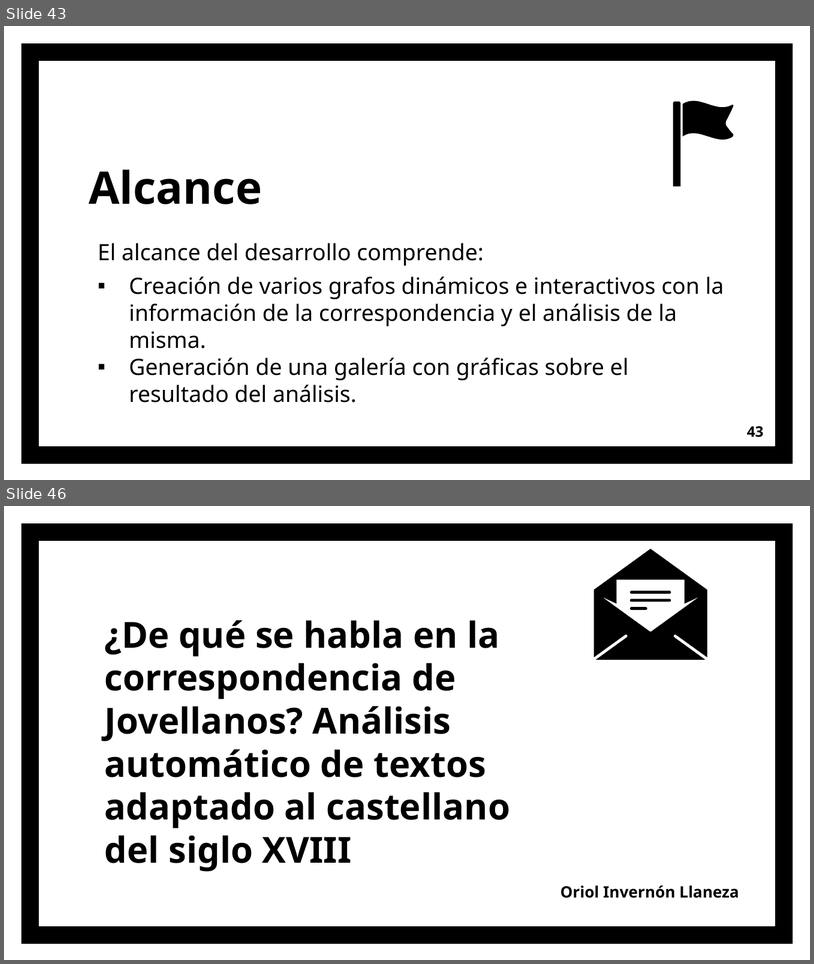
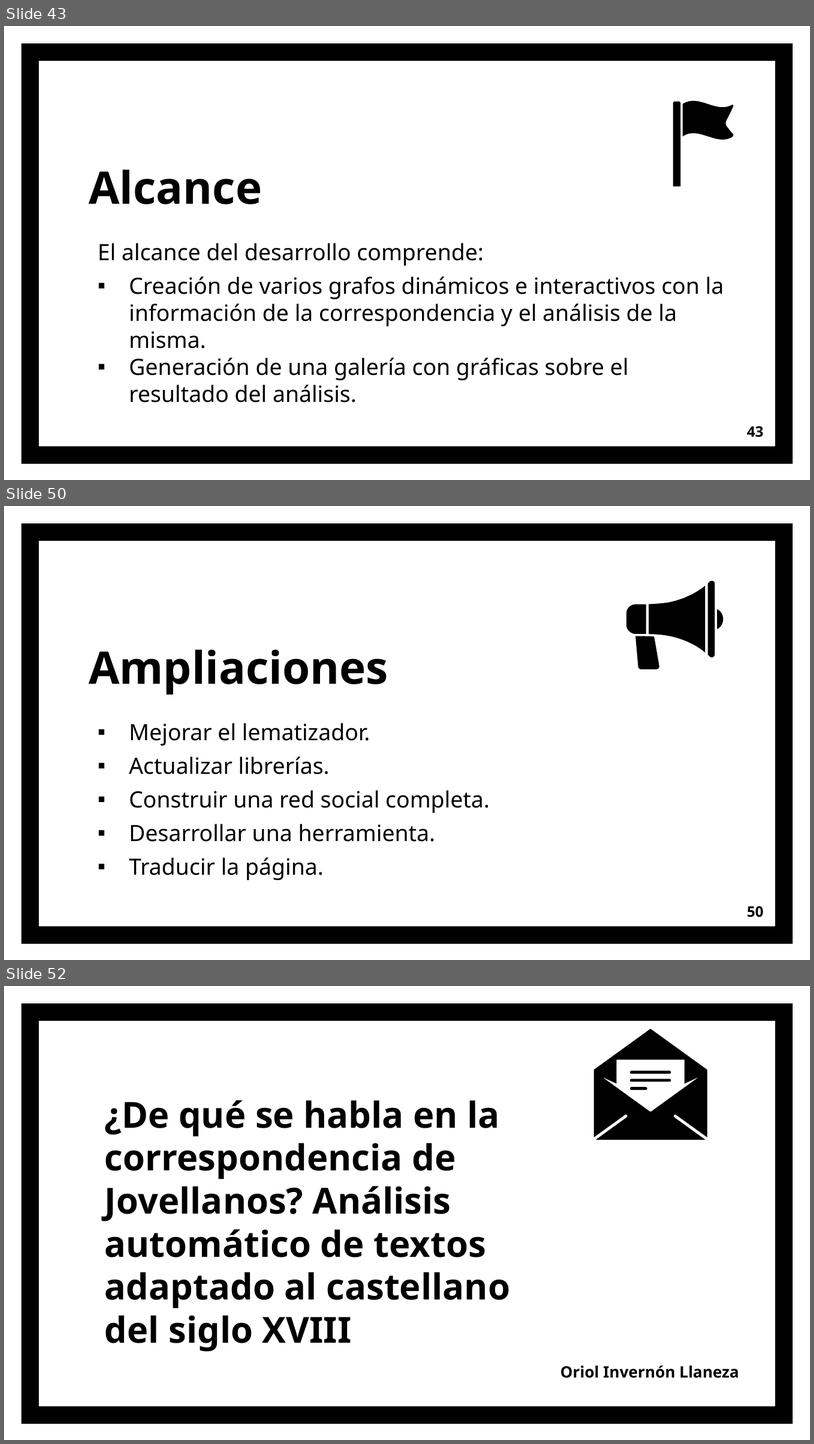
Before and after one commit to OriolInvernonLlaneza/Practicas-TFG, a slide deck: ppt/Jovellanos.pptx. Shown one above the other, each under a label of ours: slides 43 and 46 before the commit, slides 43, 50 and 52 after it; the slides between them are not shown. The pictures are 814x964 and 814x1444 pixels, drawn with LibreOffice and Linux fonts; fonts in the diff are those of the drawing. Boxes give left, top, right and bottom in pixels: in the first picture for what was removed or moved away, otherwise in the second. Text is boxed around its words. In the diff, an @@ line names an element or a change of style, - is before the commit and + after.

```diff
--- a/ppt/Jovellanos.pptx
+++ b/ppt/Jovellanos.pptx
@@ slide 50 added at [4, 506, 810, 960], background #FFFFFF; not listed: 1 template element that a slide beside it also shows @@
@@ group added at [627, 581, 723, 669]: 5 freeform shapes @@
@@ title added at [89, 649, 389, 694], 40 pt, text #000000, bold @@
+Ampliaciones
@@ text added at [129, 723, 490, 880], 20 pt, text #000000 @@
+▪ Mejorar el lematizador.
+▪ Actualizar librerías.
+▪ Construir una red social completa.
+▪ Desarrollar una herramienta.
+▪ Traducir la página.
@@ page number added at [747, 906, 764, 917], 13 pt, text #000000, bold @@
+50
@@ what was slide 46 is now slide 52 @@
```
Also in this commit, not shown: 6 slides changed, 5 other slides added, 8 other files.
